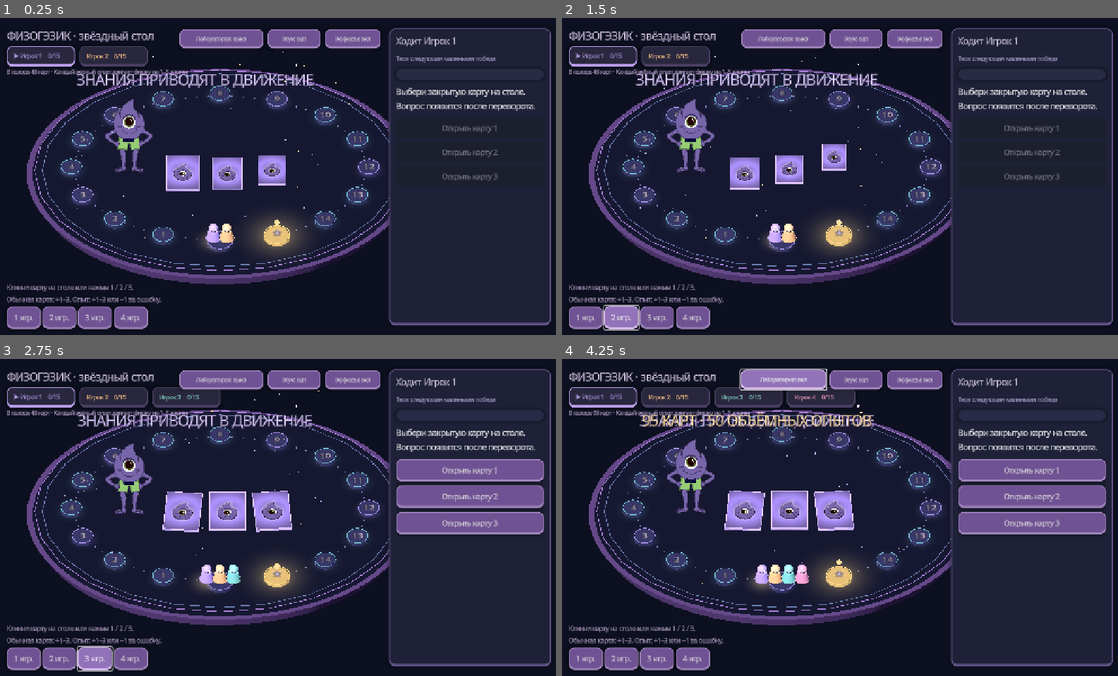
Above: before the commit, frames 1-4 (two rows, left to right).
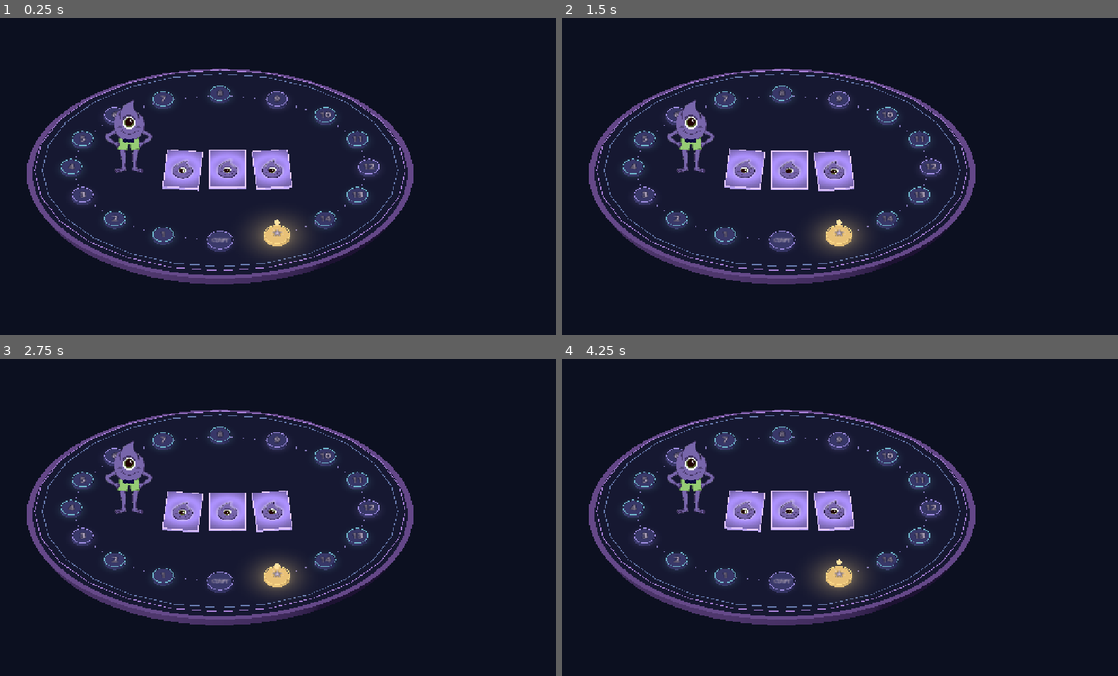
Above: after the commit, the same moments.

Repository: Altersam/physogezic
Game: Godot game, scene res://main.tscn
The game is run twice, just before and just after one commit, with the same random seed, the same clock (stepped at 60 frames per second) and the same inputs.
Inputs (mouse positions are in pixels of both pictures, inside the frame that each line leads up to):
- Up to frame 1 (0.25 s): no input
- Up to frame 2 (1.5 s): click (584, 319) at 0.5 s, where only the run before the commit has a clickable "1 игр."; click (623, 319) at 1.25 s, where only the run before the commit has a clickable "2 игр."
- Up to frame 3 (2.75 s): click (94, 660) at 2 s, where only the run before the commit has a clickable "3 игр."
- Up to frame 4 (4.25 s): click (695, 660) at 2.75 s, where only the run before the commit has a clickable "4 игр."; click (784, 381) at 3.5 s, where only the run before the commit has a clickable "Лаборатория: выкл"

The runs differ from the first frame. In frame 1, 14% of the frame differs, in the area x 1-100%, y 3-99%; in frame 2, 14%; in frame 3, 18%; in frame 4, 19%, in the area x 1-100%, y 2-99%.
Error after the commit: Invalid assignment of property or key 'game_font' with value of type 'FontVariation' on a base object of type 'Node3D (lab_stage.gd)'. (res://main.gd:77)

Commit message:
Mix all 95 cards into the standalone five-stage journey

Diff:
--- a/Godot3D/main.gd
+++ b/Godot3D/main.gd
@@ -7,9 +7,9 @@
 const LabStage=preload("res://lab_stage.gd")
 const GameFont=preload("res://game_font.tres")
 const TOPICS: Dictionary={"mechanics":"Механика","heat":"Тепловые явления","electricity":"Электричество","optics":"Оптика","quantum":"Квантовые явления"}
+const JOURNEY_STAGES: Array[String]=["Механическая долина","Тепловые острова","Электрический город","Сад света","Квантовый рубеж"]
 var questions: Array = []
 var experiments: Array = []
-var lab_enabled: bool = false
 var deck: Array = []
 var players: Array = []
 var pawns: Array[Node3D] = []
@@ -74,6 +74,7 @@
 	add_child(fx)
 	_build_world()
 	lab_stage=LabStage.new()
+	lab_stage.game_font=GameFont
 	lab_stage.position=Vector3(-0.1,.36,-2.3)
 	lab_stage.scale=Vector3.ONE*.78
 	add_child(lab_stage)
@@ -309,7 +310,7 @@
 	add_child(hud)
 	var layer: CanvasLayer=hud
 	var header := Label.new()
-	header.text = "ФИЗОГЭЗИК · звёздный стол"
+	header.text = "ФИЗОГЭЗИК · путешествие"
 	header.position = Vector2(28,20)
 	header.add_theme_font_size_override("font_size",24)
 	header.modulate = Color("e3d2f4")
@@ -368,9 +369,10 @@
 	layer.add_child(options)
 	for n in range(1,5):
 		options.add_child(_button(str(n)+" игр.",_new_game.bind(n)))
-	lab_button=_button("Лаборатория: выкл",_toggle_lab)
+	lab_button=_button("Путешествие · 95 карт",_show_journey)
 	lab_button.position=Vector2(420,25)
 	lab_button.custom_minimum_size=Vector2(190,36)
+	lab_button.tooltip_text="45 вопросов и 50 опытов перемешаны в одной колоде"
 	lab_button.add_theme_font_size_override("font_size",12)
 	layer.add_child(lab_button)
 	sound_button=_button("Звук: вкл",_toggle_sound)
@@ -402,11 +404,8 @@
 	lab_stage.set_animated(fx.enabled)
 	effect_button.text="Эффекты: вкл" if fx.enabled else "Эффекты: выкл"
 
-func _toggle_lab() -> void:
-	lab_enabled=not lab_enabled
-	lab_button.text="Лаборатория: вкл" if lab_enabled else "Лаборатория: выкл"
-	_new_game(players.size())
-	if not smoke:fx.toast("95 КАРТ · 50 ОБЪЁМНЫХ ОПЫТОВ" if lab_enabled else "ИСХОДНАЯ КОЛОДА · 45 КАРТ",Color("ffe0a0"))
+func _show_journey() -> void:
+	if not smoke:fx.toast("5 ЭТАПОВ · 45 ВОПРОСОВ + 50 ОПЫТОВ",Color("ffe0a0"))
 
 func _pawn_at(index: int, cell: int) -> Vector3:
 	return _cell(cell)+Vector3((index-(players.size()-1)/2.0)*.45,.14,0)
@@ -520,15 +519,15 @@
 		pawn.position=_cell(0)+Vector3((i-(count-1)/2.0)*.45,.14,0)
 		pawns.append(pawn)
 	deck=questions.duplicate(true)
-	if lab_enabled:deck.append_array(experiments.duplicate(true))
+	deck.append_array(experiments.duplicate(true))
 	deck.shuffle()
 	turn=0
 	phase="draw"
 	hover_slot=-1
 	_reset_cards()
 	_refresh()
-	journal.record("New party: "+str(count)+" players")
-	if not smoke:fx.toast("ЗНАНИЯ ПРИВОДЯТ В ДВИЖЕНИЕ",Color("ddd0ff"))
+	journal.record("New journey: "+str(count)+" players; 45 questions + 50 experiments")
+	if not smoke:fx.toast("ПУТЕШЕСТВИЕ НАЧИНАЕТСЯ · 95 КАРТ",Color("ddd0ff"))
 
 func _reset_cards() -> void:
 	front_caption.visible=false
@@ -556,16 +555,18 @@
 	if phase=="dealing":card_tween.chain().tween_callback(func()->void:phase="draw";_refresh())
 
 func _refresh() -> void:
-	player_label.text="В колоде "+str(deck.size())+" карт · Каждый верный ответ двигает фишку на 1–3 клетки"
+	var journey_stage: int=clampi(int(players[turn].score)/3,0,4)
+	player_label.text="Путешествие · "+str(deck.size())+" карт в колоде · вопросы и опыты перемешаны"
 	player_label.add_theme_font_size_override("font_size",12)
 	_update_badges()
 	progress.value=float(players[turn].score)
-	response_badge.text="Серия: "+str(players[turn].streak)+" подряд" if int(players[turn].streak)>0 else "Твоя следующая маленькая победа"
+	response_badge.text="Этап "+str(journey_stage+1)+"/5 · "+JOURNEY_STAGES[journey_stage]
+	if int(players[turn].streak)>0:response_badge.text+=" · Серия: "+str(players[turn].streak)
 	next_button.visible=phase=="feedback" or phase=="finished"
-	next_button.text="Сыграть ещё" if phase=="finished" else "Забрать победу!" if int(players[turn].score)>=GOAL else "Передать ход →"
+	next_button.text="Новое путешествие" if phase=="finished" else "Завершить маршрут!" if int(players[turn].score)>=GOAL else "Продолжить путь →"
 	if phase in ["draw","dealing"]:
-		status.text="Ходит "+str(players[turn].name)
-		question_label.text="Выбери закрытую карту на столе. Вопрос появится после переворота."
+		status.text="Путь игрока "+str(turn+1)
+		question_label.text="Выбери следующий шаг: закрытая карта может оказаться вопросом или объёмным опытом."
 		_clear_answers()
 		for i in range(mini(3,deck.size())):
 			var button:=_button("Открыть карту "+str(i+1),_open_card.bind(i))
@@ -881,24 +882,30 @@
 		if hit and hit.collider.has_meta("slot"):_open_card(int(hit.collider.get_meta("slot")))
 
 func _smoke_test() -> void:
+	assert(GameFont.base_font.multichannel_signed_distance_field,"Crisp MSDF font import must be preserved")
+	assert(deck.size()==95,"Journey always combines both card banks")
+	var experiment_count: int=0
+	for card: Dictionary in deck:
+		if str(card.get("kind",""))=="experiment":experiment_count+=1
+	assert(experiment_count==50 and deck.size()-experiment_count==45,"Journey mixes 45 questions with 50 labs")
 	for symbol in [0x2605,0x25b6,0x2192]:
 		var bundled: bool=GameFont.base_font.has_char(symbol)
 		for fallback in GameFont.fallbacks:bundled=bundled or fallback.has_char(symbol)
 		assert(bundled,"Browser symbol fallback must be bundled: "+str(symbol))
 	var seen: Dictionary={}
 	var turns_played: int=0
-	while phase!="finished" and turns_played<45:
+	while phase!="finished" and turns_played<95:
 		_open_card(0)
 		assert(not seen.has(active.id),"A card must not repeat")
 		seen[active.id]=true
 		var before: int=int(players[turn].score)
 		var points: int=int(active.level)
 		_resolve(true)
-		assert(int(players[turn].score)==mini(GOAL,before+points),"Original 1–3 steps")
+		assert(int(players[turn].score)==mini(GOAL,before+points),"Exact 1–3 movement")
 		_next_turn()
 		turns_played+=1
-	assert(phase=="finished","A full party must finish")
-	print("GODOT_SMOKE_PASS: 45 cards loaded, 3D board, deck selection, turns, exact 1–3 movement; party finished in ",turns_played," turns.")
+	assert(phase=="finished","A full journey must finish")
+	print("GODOT_SMOKE_PASS: 95 mixed journey cards, 3D route, five stages, turns, exact 1–3 movement; finished in ",turns_played," turns.")
 	get_tree().quit(0)
 
 func _lab_test() -> void:
@@ -925,7 +932,6 @@
 		for i: int in range(moving_nodes.size()):
 			if not before_motion[i].is_equal_approx(moving_nodes[i].transform):moved=true
 		assert(moved,"Scene must really animate: "+str(card.id))
-	lab_enabled=true
 	_new_game(2)
 	assert(deck.size()==95,"Laboratory must combine both banks")
 	deck[0]=experiments[0].duplicate(true)
@@ -967,6 +973,7 @@
 
 func _effects_test() -> void:
 	assert(await _wait_phase("draw"),"Deal animation must finish")
+	deck[1]=questions[0].duplicate(true)
 	_open_card(1)
 	assert(phase=="opening","The printed card must flip before answering")
 	var before: int=int(players[turn].score)
@@ -977,9 +984,10 @@
 	_next_turn()
 	assert(phase=="resolving","Input must not skip feedback animation")
 	assert(await _wait_phase("feedback"),"Mistake reaction must finish")
-	assert(int(players[turn].score)==before,"Wrong answer never moves the token")
+	assert(int(players[turn].score)==before,"Wrong ordinary answer never moves the token")
 	_next_turn()
 	assert(await _wait_phase("draw"))
+	deck[0]=questions[1].duplicate(true)
 	_open_card(0)
 	assert(await _wait_phase("answer"))
 	before=int(players[turn].score)
@@ -992,6 +1000,7 @@
 	assert(await _wait_phase("draw"))
 	players[turn].score=14
 	pawns[turn].position=_pawn_at(turn,14)
+	deck[0]=questions[2].duplicate(true)
 	_open_card(0)
 	assert(await _wait_phase("answer"))
 	_resolve(true)
@@ -1002,12 +1011,12 @@
 	assert(await _wait_phase("draw"),"Restart must cancel old effects")
 	assert(players.size()==4 and pawns.size()==4)
 	_toggle_effects()
+	deck[0]=questions[3].duplicate(true)
 	_open_card(0)
 	assert(phase=="answer","Reduced effects must retain the playable card")
 	_resolve(true)
 	assert(phase=="feedback")
 	_toggle_effects()
-	lab_enabled=true
 	_new_game(2)
 	assert(await _wait_phase("draw"))
 	players[turn].score=3
@@ -1019,15 +1028,13 @@
 	assert(phase=="resolving" and int(players[turn].score)==2)
 	assert(await _wait_phase("feedback"),"Penalty step must finish")
 	assert(pawns[turn].position.distance_to(_pawn_at(turn,2))<.01,"Penalty must move the pawn back")
-	print("GODOT_EFFECTS_PASS: deal, flip, input gates, exact jumps, victory, reduced effects and animated −1 penalty.")
+	print("GODOT_EFFECTS_PASS: journey deal, flip, input gates, exact jumps, victory, reduced effects and animated −1 penalty.")
 	get_tree().quit(0)
 
 func _capture() -> void:
 	await _wait_phase("draw")
 	var args:=OS.get_cmdline_user_args()
 	if args.has("--capture-lab") or args.has("--capture-lab-wrong"):
-		lab_enabled=true
-		lab_button.text="Лаборатория: вкл"
 		_new_game(2)
 		await _wait_phase("draw")
 		var wanted: String=OS.get_environment("FIZ_LAB_ANIM")
@@ -1048,6 +1055,7 @@
 		else:await get_tree().create_timer(1.2).timeout
 	else:
 		if args.has("--capture-card") or args.has("--capture-correct") or args.has("--capture-wrong") or args.has("--capture-victory"):
+			deck[1]=questions[0].duplicate(true)
 			_open_card(1)
 			await _wait_phase("answer")
 		if args.has("--capture-correct") or args.has("--capture-wrong") or args.has("--capture-victory"):
